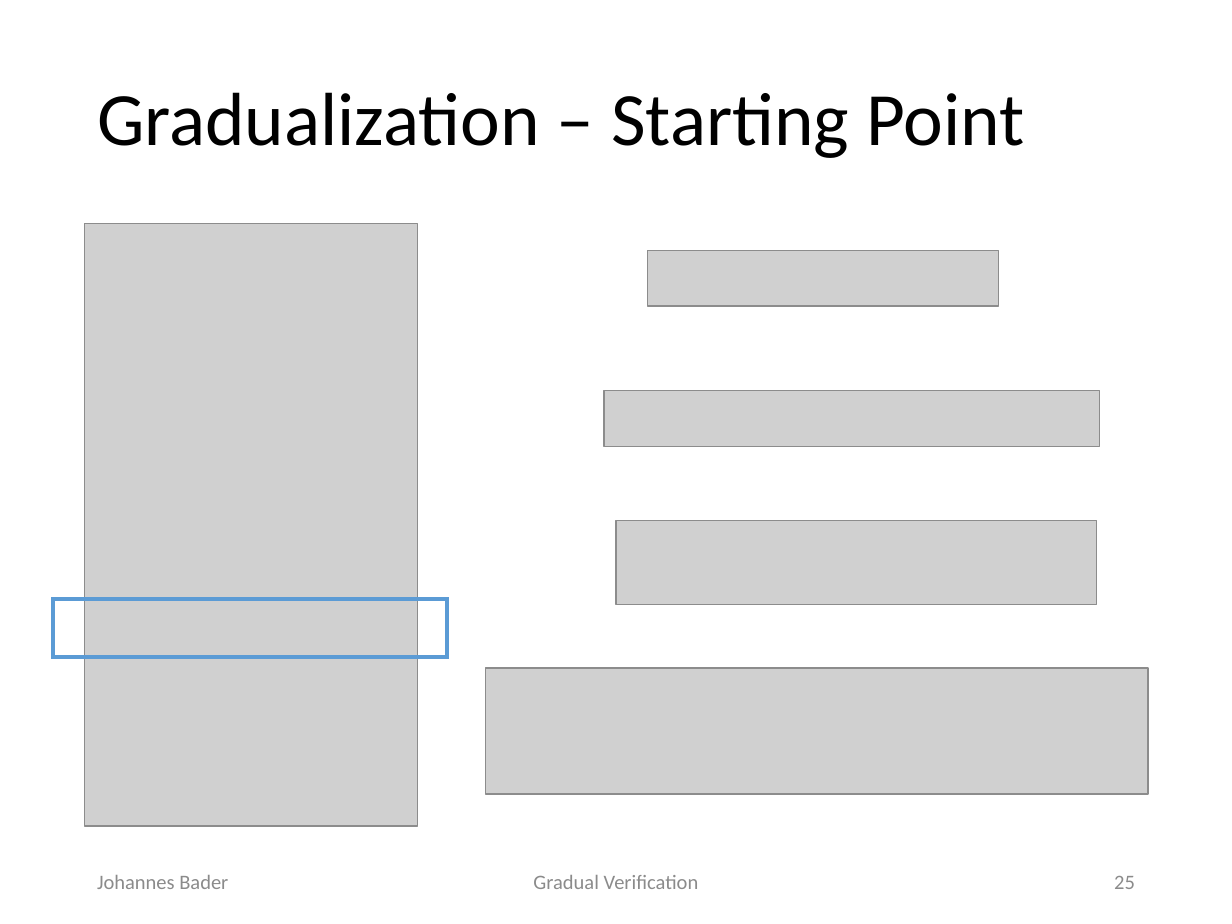
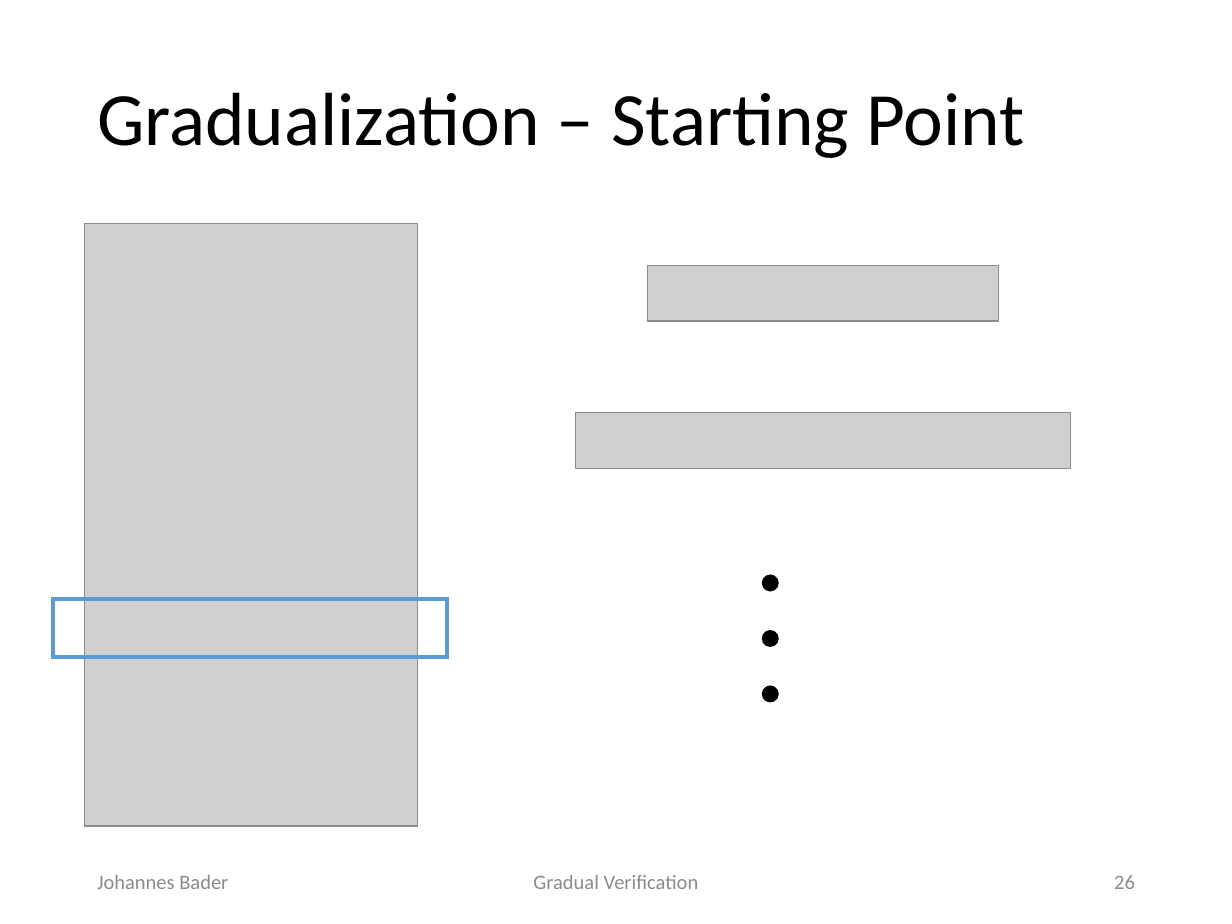
Before and after one commit to olydis/GradVerThesis, a slide deck: slide 26 of presentation/PLunch.pptx (slide 25 before the commit). Drawn at 1232x924 pixels with LibreOffice and Linux fonts; fonts in the diff are those of the drawing; grey boxes stand for pictures. Boxes give left, top, right and bottom in pixels: in the first picture for what was removed or moved away, otherwise in the second. Text is boxed around its words. In the diff, an @@ line names an element or a change of style, - is before the commit and + after.

```diff
--- a/presentation/PLunch.pptx
+++ b/presentation/PLunch.pptx
@@ picture: place and size @@
-picture at (648,250,999,306)
+picture at (648,266,999,322)
@@ picture: place and size @@
-picture at (604,391,1099,446)
+picture at (575,413,1071,468)
@@ picture removed at (616,520,1096,605) @@
@@ ellipse added at (763,575,777,590), fill #000000, outline #000000 1 pt @@
@@ ellipse added at (763,631,777,646), fill #000000, outline #000000 1 pt @@
@@ picture removed at (485,668,1148,793) @@
@@ ellipse added at (763,686,777,701), fill #000000, outline #000000 1 pt @@
@@ page number at (1114,875,1135,889): text changed @@
-25
+26
```
Also in this commit, not shown: 2 other slides changed, 2 slides added.
